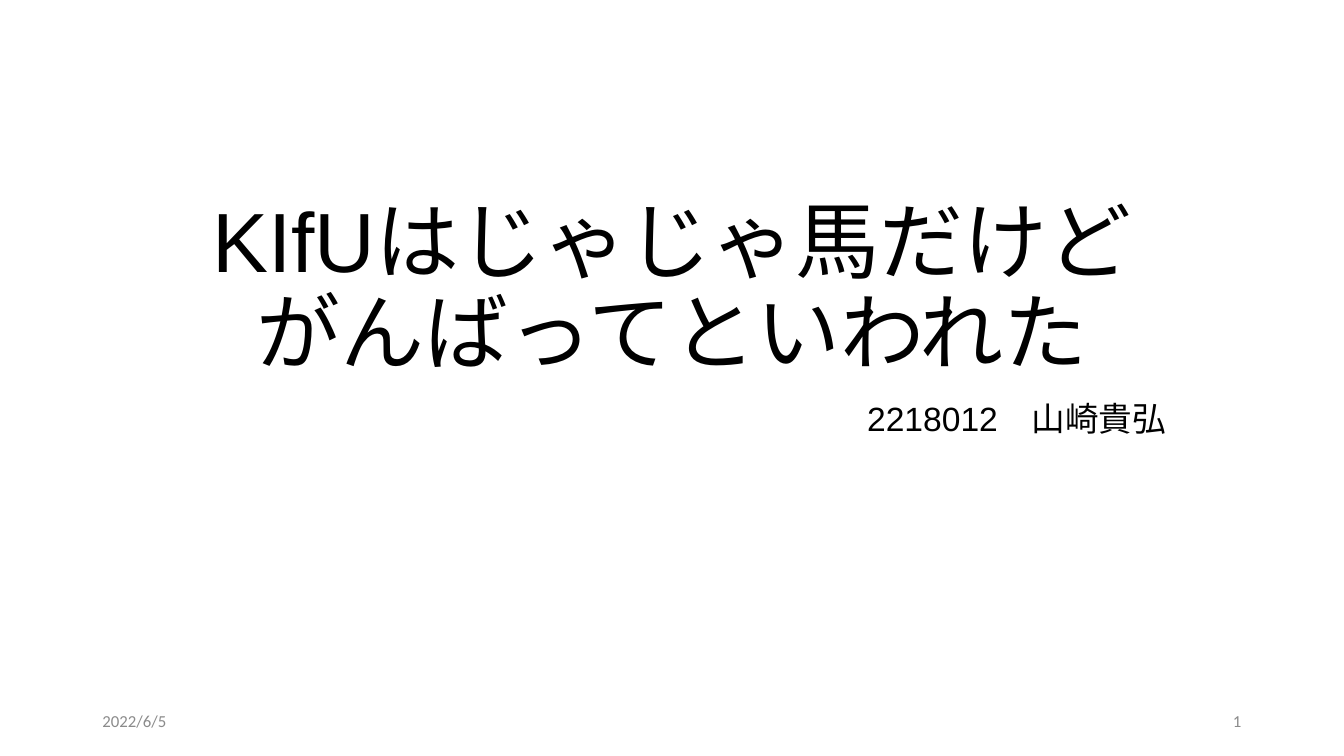
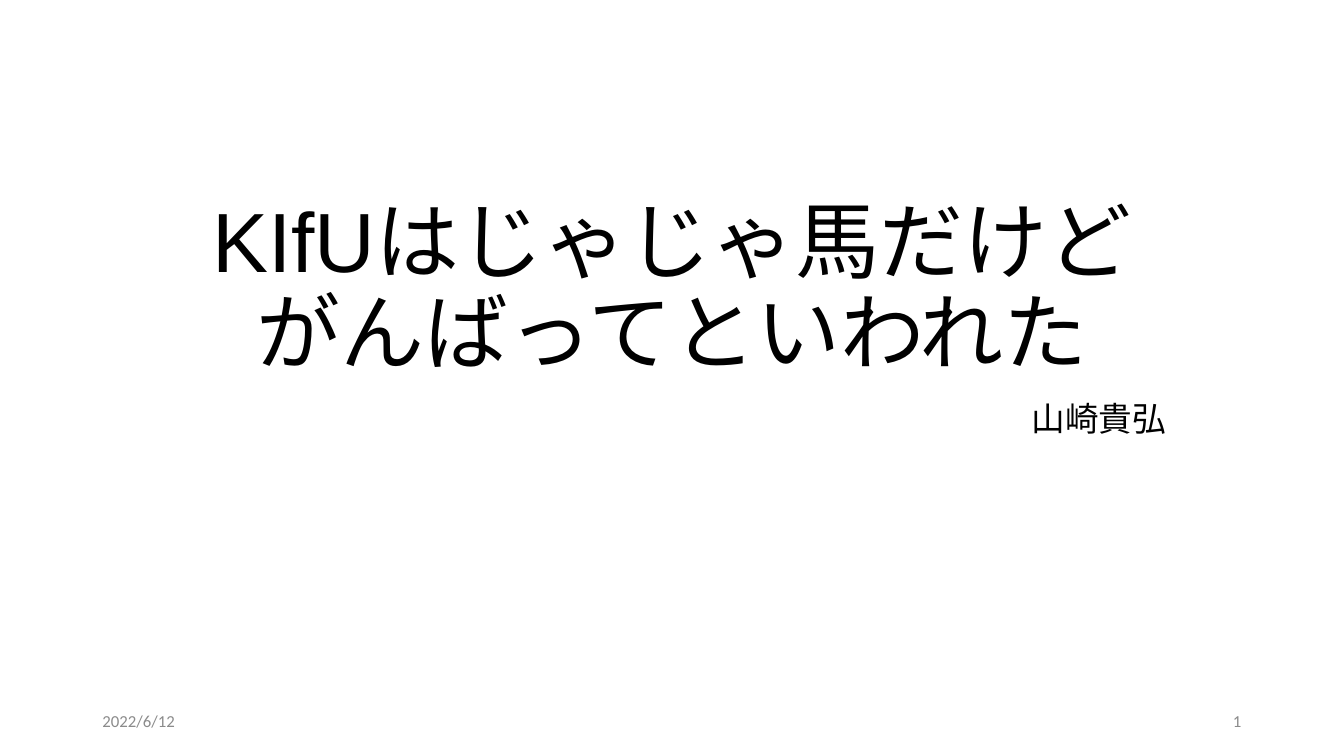
Before and after one commit to motoo1789/PowerPoint-Passive-voice, a slide deck: slide 1 of pptx/sample.pptx. Drawn at 1344x756 pixels with LibreOffice and Linux fonts; fonts in the diff are those of the drawing. Boxes give left, top, right and bottom in pixels: in the first picture for what was removed or moved away, otherwise in the second. Text is boxed around its words. In the diff, an @@ line names an element or a change of style, - is before the commit and + after.

```diff
--- a/pptx/sample.pptx
+++ b/pptx/sample.pptx
@@ subtitle at (x1=1031, y1=402, x2=1165, y2=434): text changed @@
-2218012 山崎貴弘
+山崎貴弘
@@ text at (x1=102, y1=715, x2=174, y2=728): text changed @@
-2022/6/5
+2022/6/12
```
Also in this commit, not shown: 2 other slides changed, 6 other files.
